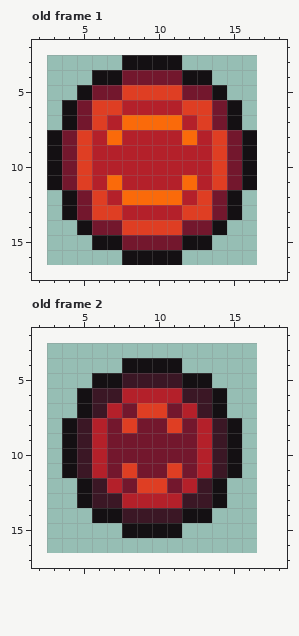
A pixel-art file gets an edit: Assets/Projectile/Sprites/Ball Projectile.aseprite. That is the earlier state.
14x14 pixels, 2 frames. Shown: old frame 1: x 2..18, y 2..17; old frame 2: x 2..18, y 2..17. The old version is drawn lined up with the new one, on the new canvas. The commit also changed other frames, which this record leaves out.
Once edited:
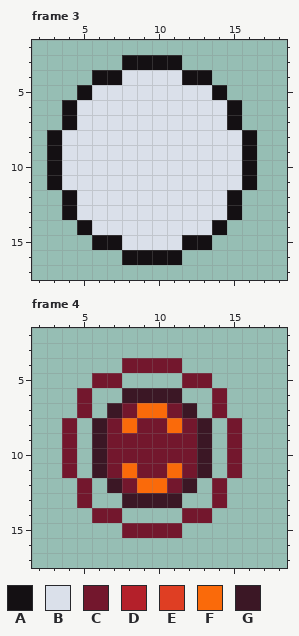
Palette (. is transparent): A #141013  B #dae0ea  C #73172d  D #b4202a  E #df3e23  F #fa6a0a  G #3b1725
A new or re-ordered frame is compared with the old frame closest to it.
The author wrote: Create explosion spritesheet for Ball Projectile
Change:
canvas 14x14 -> 20x20, the old top-left corner now at 3,3
frames 2 -> 8
Changed rows in their new state; - is an unchanged pixel.
Frame 3 is new; against old frame 1:
first column x 4:
 4 ----BBBB----
 5 --BBBBBBBB--
 6 -BBBBBBBBBB-
 7 -BBBBBBBBBB-
 8 BBBBBBBBBBBB
 9 BBBBBBBBBBBB
10 BBBBBBBBBBBB
11 BBBBBBBBBBBB
12 -BBBBBBBBBB-
13 -BBBBBBBBBB-
14 --BBBBBBBB--
15 ----BBBB----
Frame 4 is new; against old frame 2:
first column x 4:
 4 ----CCCC----
 5 --CC....CC--
 6 -C..GGGG..C-
 7 -C.G-FF-G.C-
 8 C.G-F--F-G.C
 9 C.G------G.C
10 C.G------G.C
11 C.G-F--F-G.C
12 -C.G-FF-G.C-
13 -C..GGGG..C-
14 --CC....CC--
15 ----CCCC----
Boxes around the changes in both pictures, in picture pixels (x1, y1, x2, y2):
changed: (62, 70, 242, 250)
changed: (62, 358, 242, 538)
